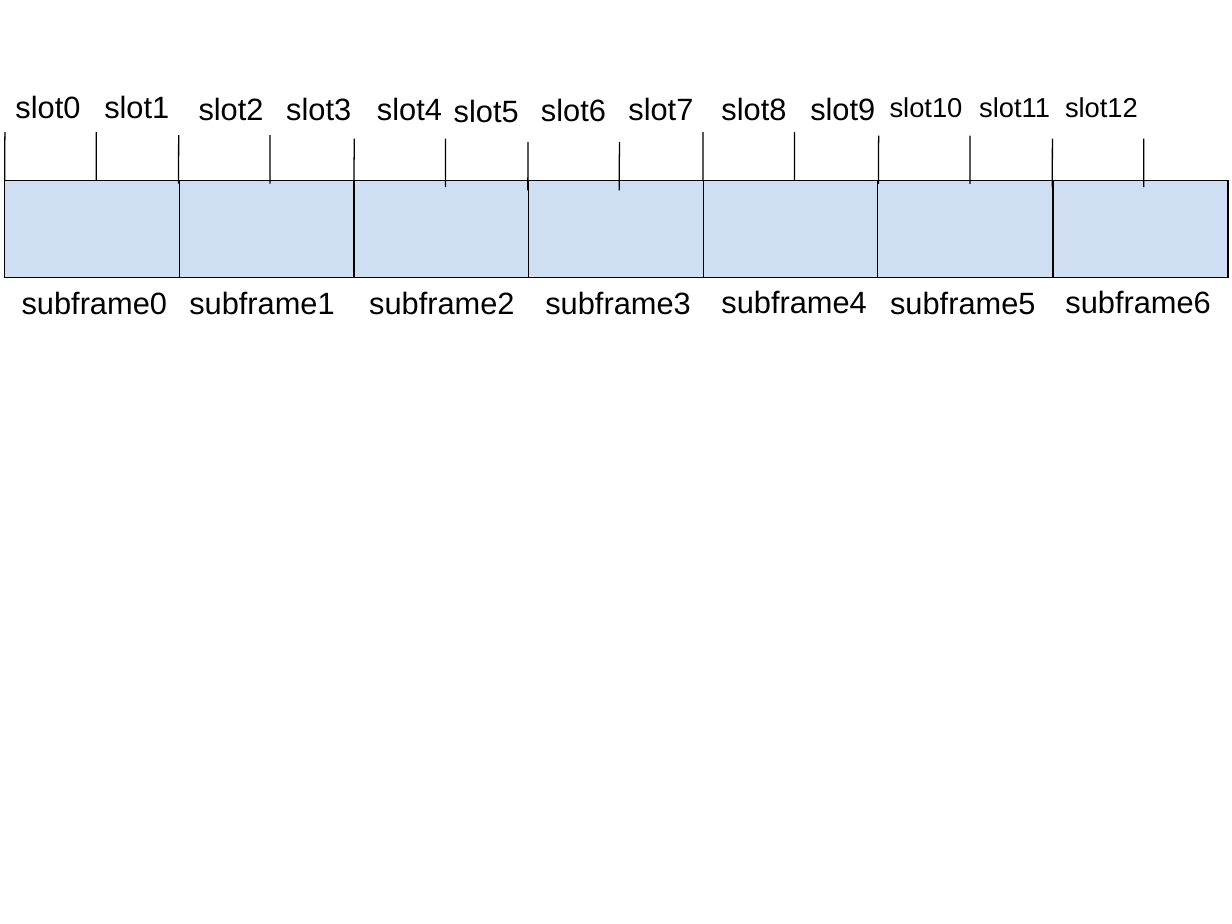
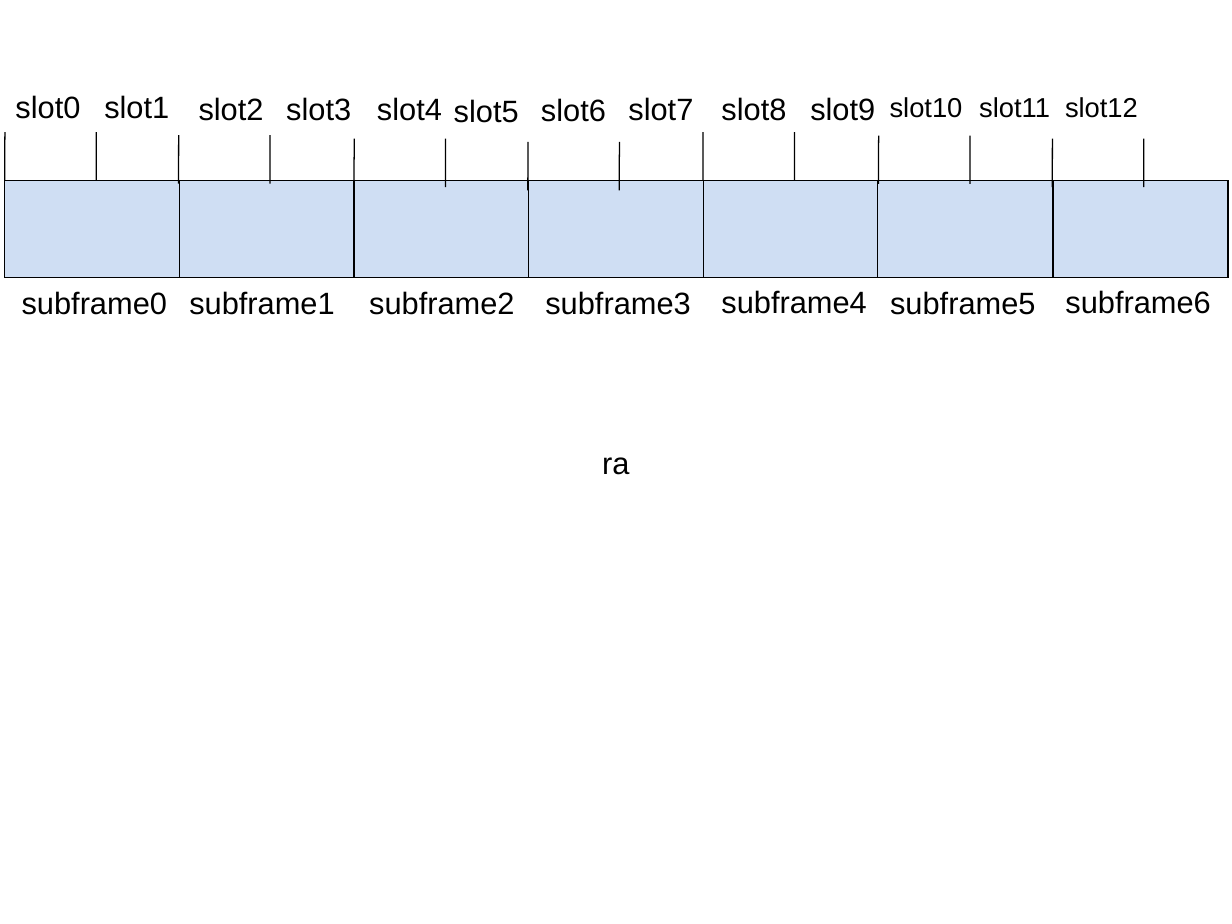
Before and after one commit to Evrytania/LTE-Cell-Scanner, a slide deck: slide 2 of doc/LTE-channel-and-map.ppt. Drawn at 1232x924 pixels with LibreOffice and Linux fonts; fonts in the diff are those of the drawing. Boxes give left, top, right and bottom in pixels: in the first picture for what was removed or moved away, otherwise in the second. Text is boxed around its words. In the diff, an @@ line names an element or a change of style, - is before the commit and + after.

```diff
--- a/doc/LTE-channel-and-map.ppt
+++ b/doc/LTE-channel-and-map.ppt
@@ text added at [602, 457, 629, 475], 18 pt, text #000000 @@
+ra
```
